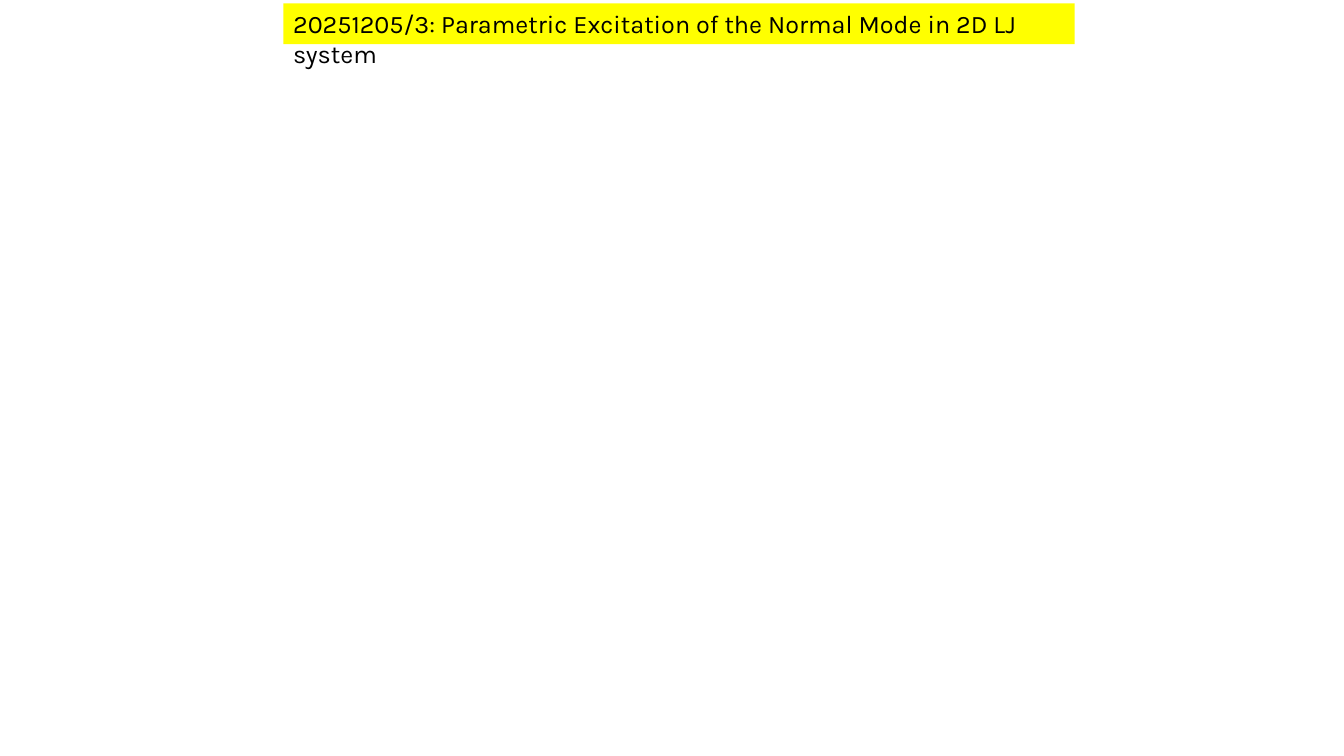
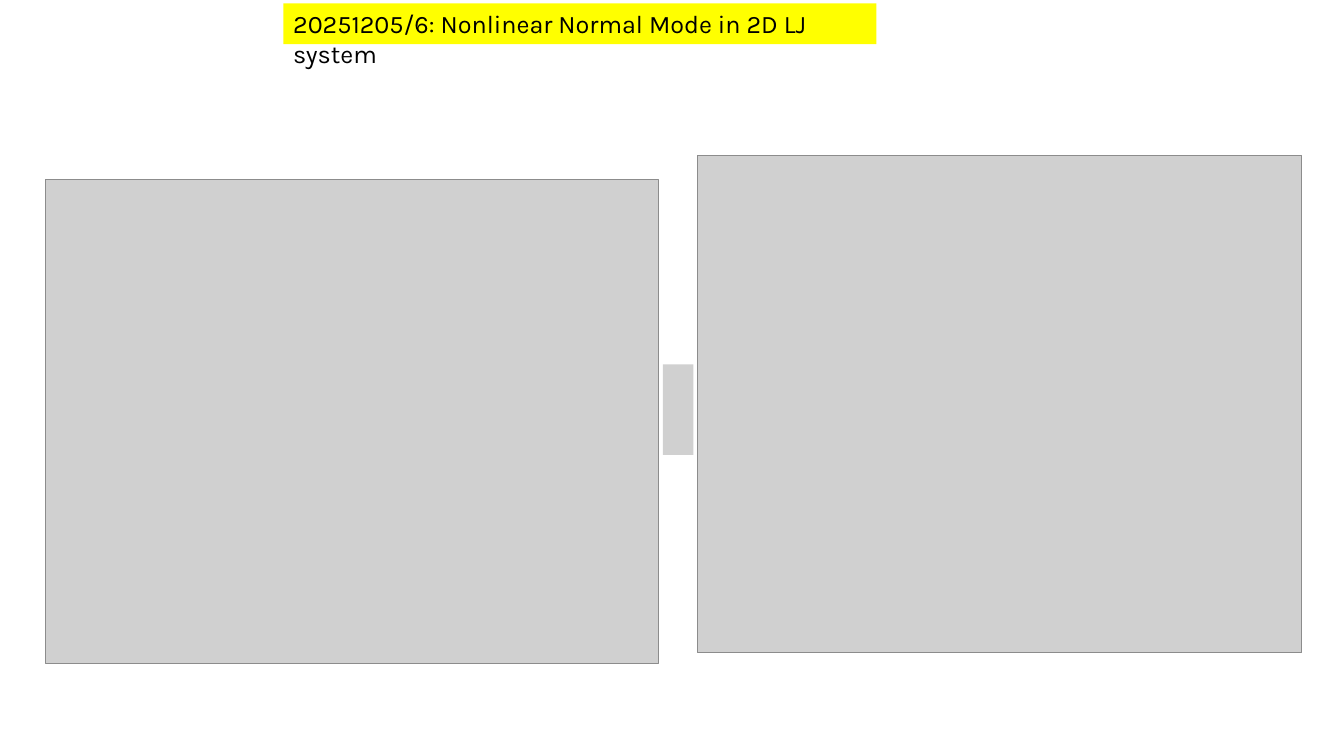
Before and after one commit to XinyunLiuX/Synchronized-Pulsating-Particles, a slide deck: slide 10 of Sync Pulsating Particles.pptx (slide 9 before the commit). Drawn at 1344x756 pixels with LibreOffice and Linux fonts; fonts in the diff are those of the drawing; grey boxes stand for pictures. Boxes give left, top, right and bottom in pixels: in the first picture for what was removed or moved away, otherwise in the second. Text is boxed around its words. In the diff, an @@ line names an element or a change of style, - is before the commit and + after.

```diff
--- a/Sync Pulsating Particles.pptx
+++ b/Sync Pulsating Particles.pptx
@@ rectangle "20251205/6: Nonlinear Normal Mode in ...": place and size @@
-rectangle "20251205/6: Nonlinear Normal Mode in ..." at (283, 3, 1075, 43)
+rectangle "20251205/6: Nonlinear Normal Mode in ..." at (283, 3, 876, 43)
@@ text in rectangle at (293, 14, 806, 70): text changed @@
-20251205/3: Parametric Excitation of the Normal Mode in 2D LJ system
+20251205/6: Nonlinear Normal Mode in 2D LJ system
@@ picture added at (698, 155, 1303, 653) @@
@@ picture added at (45, 180, 659, 663) @@
@@ picture added at (663, 364, 694, 455) @@
```
Also in this commit, not shown: 1 slide added, 5 other files.
